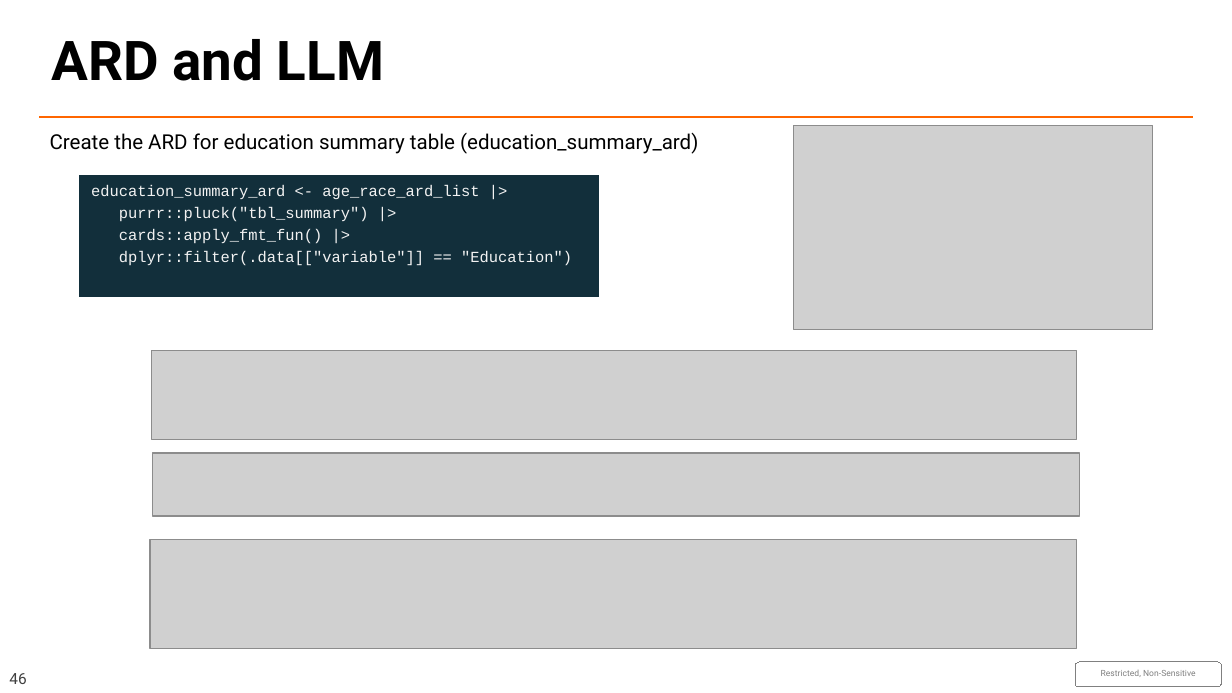
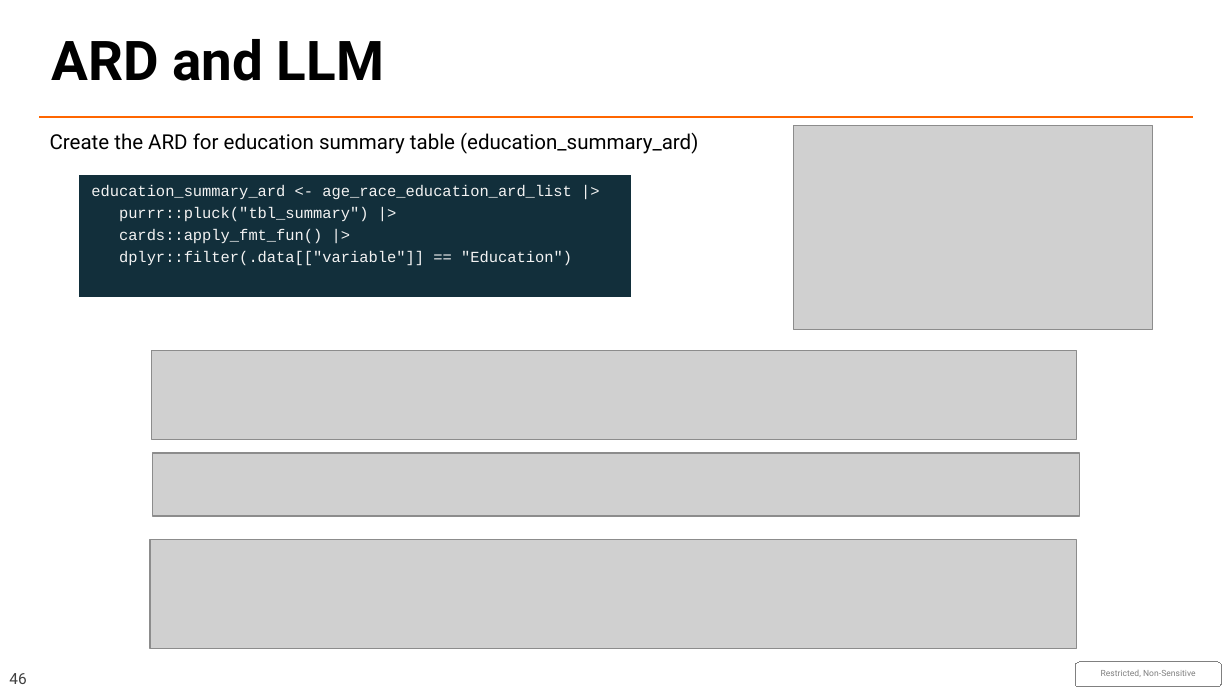
Before and after one commit to JauntyJJS/hat_2026, a slide deck: slide 46 of HAT_Day_2026_with_SH_theme.pptx. Drawn at 1232x693 pixels with LibreOffice and Linux fonts; fonts in the diff are those of the drawing; grey boxes stand for pictures; background and template pictures are left out. Boxes give left, top, right and bottom in pixels: in the first picture for what was removed or moved away, otherwise in the second. Text is boxed around its words. In the diff, an @@ line names an element or a change of style, - is before the commit and + after.

```diff
--- a/HAT_Day_2026_with_SH_theme.pptx
+++ b/HAT_Day_2026_with_SH_theme.pptx
@@ freeform shape "education_summary_ard <- age_race_education_ard_list |>": place and size @@
-freeform shape "education_summary_ard <- age_race_education_ard_list |>" at (79, 175, 599, 297)
+freeform shape "education_summary_ard <- age_race_education_ard_list |>" at (79, 175, 631, 297)
@@ text in freeform shape at (91, 185, 572, 199): text changed @@
-education_summary_ard <- age_race_ard_list |>
+education_summary_ard <- age_race_education_ard_list |>
```
Also in this commit, not shown: 7 other slides changed, 10 other files.
